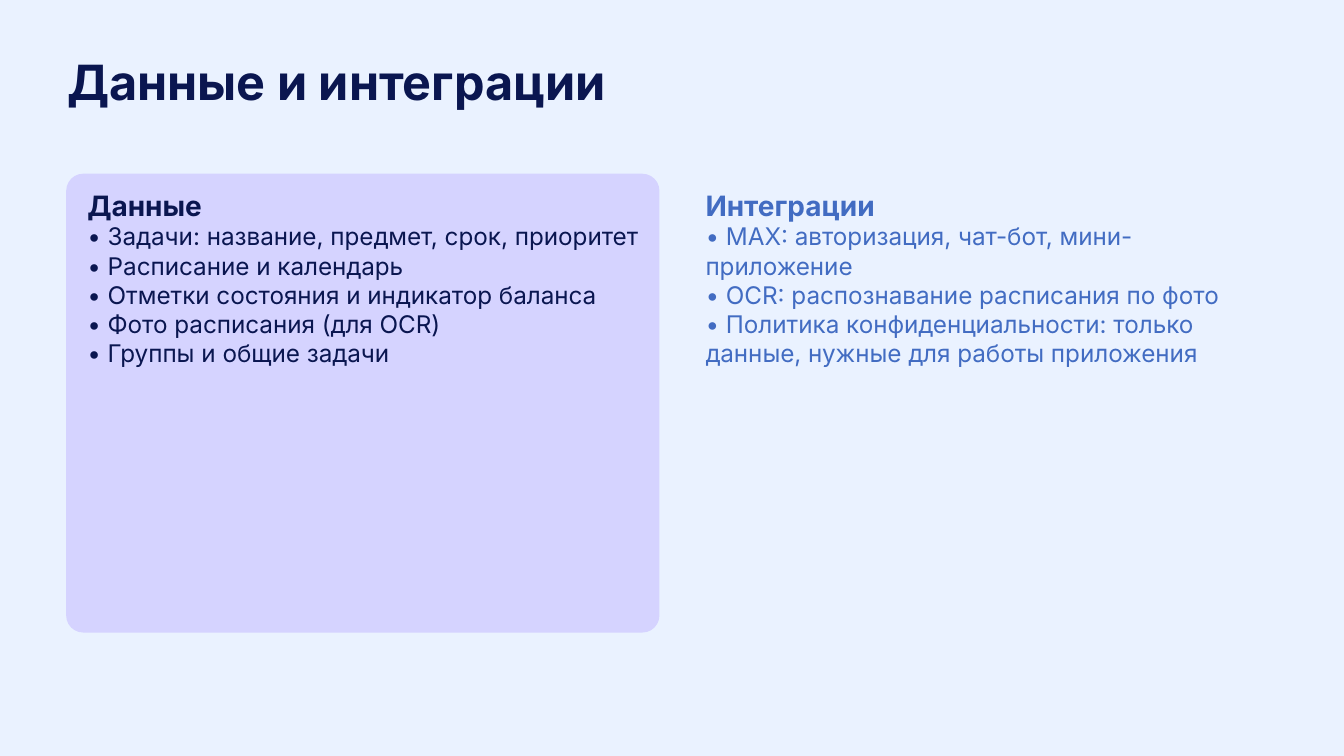
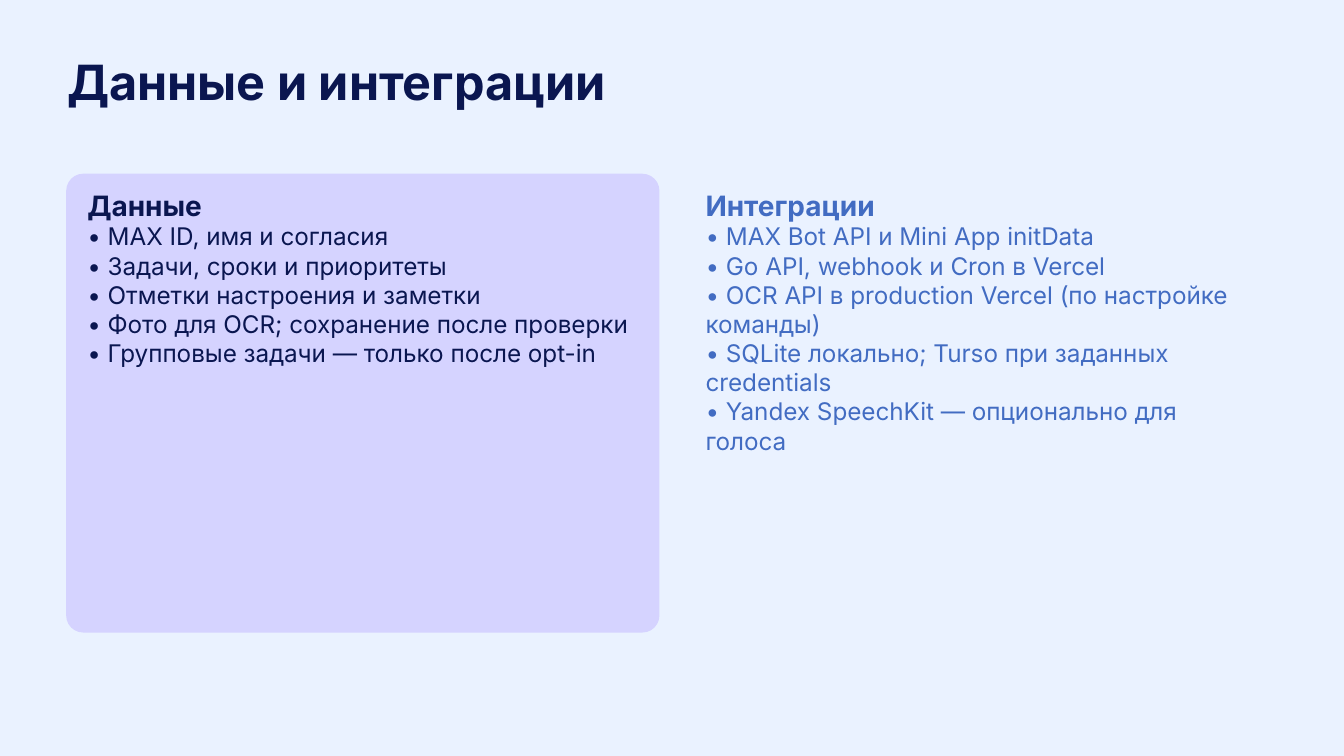
Before and after one commit to W0LIF/max_bot, a slide deck: slide 12 of Хакатон_Кибермыши (2).pptx. Drawn at 1344x756 pixels with LibreOffice and Linux fonts; fonts in the diff are those of the drawing. Boxes give left, top, right and bottom in pixels: in the first picture for what was removed or moved away, otherwise in the second. Text is boxed around its words. In the diff, an @@ line names an element or a change of style, - is before the commit and + after.

```diff
--- a/Хакатон_Кибермыши (2).pptx
+++ b/Хакатон_Кибермыши (2).pptx
@@ text at (x1=108, y1=227, x2=628, y2=367): text changed @@
-• Задачи: название, предмет, срок, приоритет
-• Расписание и календарь
-• Отметки состояния и индикатор баланса
-• Фото расписания (для OCR)
-• Группы и общие задачи
+• MAX ID, имя и согласия
+• Задачи, сроки и приоритеты
+• Отметки настроения и заметки
+• Фото для OCR; сохранение после проверки
+• Групповые задачи — только после opt-in
@@ text at (x1=706, y1=227, x2=1228, y2=451): text changed @@
-• MAX: авторизация, чат-бот, мини-приложение
-• OCR: распознавание расписания по фото
-• Политика конфиденциальности: только данные, нужные для работы приложения
+• MAX Bot API и Mini App initData
+• Go API, webhook и Cron в Vercel
+• OCR API в production Vercel (по настройке команды)
+• SQLite локально; Turso при заданных credentials
+• Yandex SpeechKit — опционально для голоса
```
Also in this commit, not shown: 3 other slides changed, 1 slide added, 1 slide removed, 15 other files.
